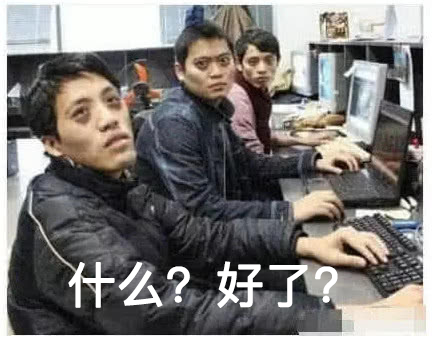
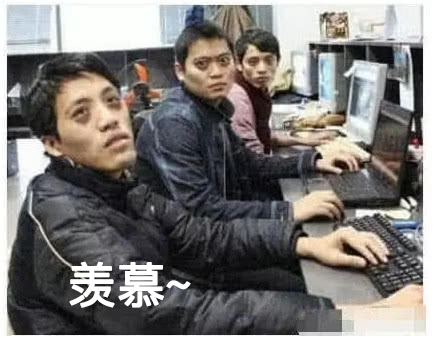
The second w=435, h=341 image is a revision of the first. Changes to its layers:
renamed "什么？好了？" to "羡慕~", painted on it over [68, 261, 338, 308]
